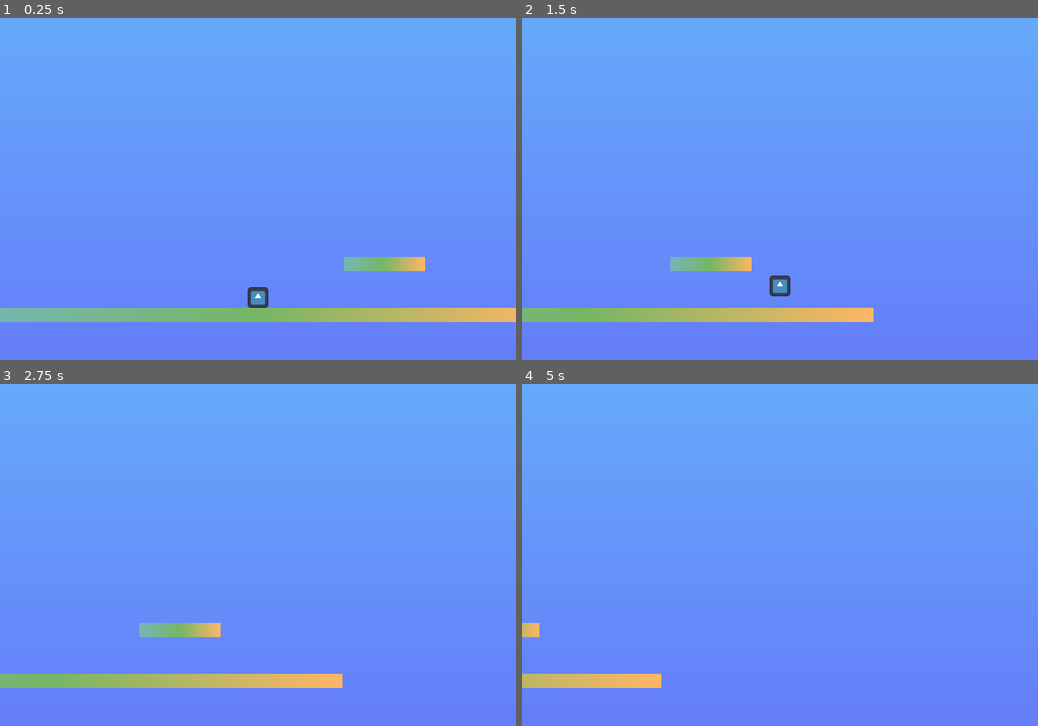
Above: before the commit, frames 1-4 (two rows, left to right).
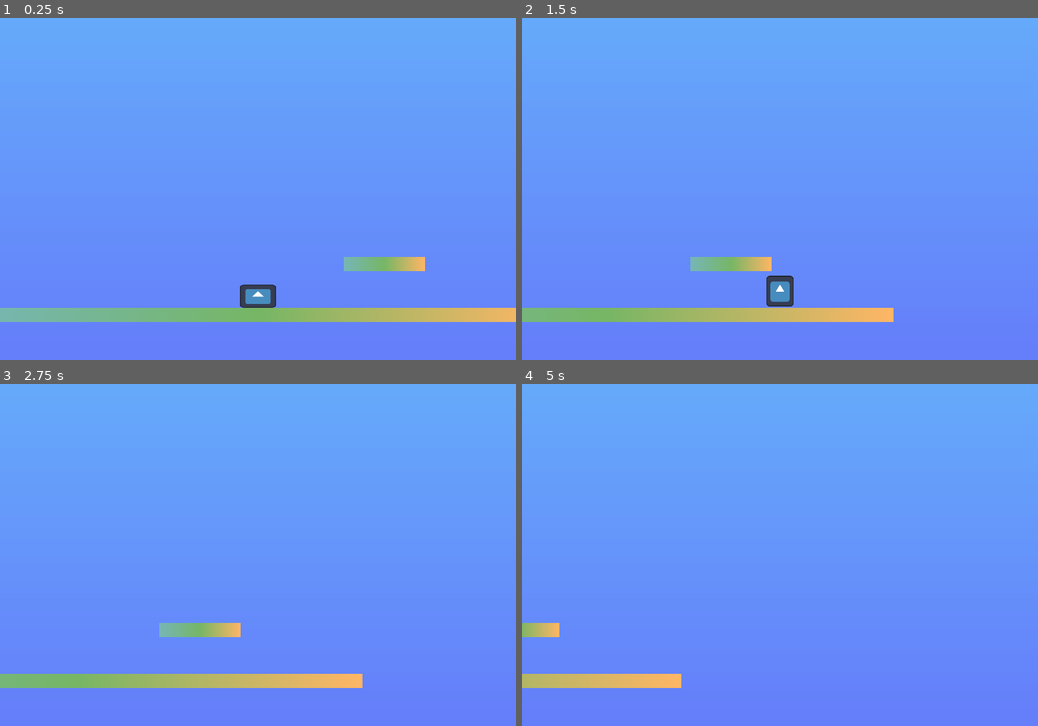
Above: after the commit, the same moments.

Repository: leafcabral/leafs-arcade
Game: Godot game, scene res://main/game_root.tscn
The game is run twice, just before and just after one commit, with the same random seed, the same clock (stepped at 60 frames per second) and the same inputs. The engine's default icon, where the game draws it, is replaced by a stand-in: a white triangle on a blue panel in a dark square.
Inputs:
- Up to frame 1 (0.25 s): no input
- Up to frame 2 (1.5 s): hold D (move_right) from 0.53 s (still down); tap W (jump) at 0.6, 0.77, 1.07, 1.35 s
- Up to frame 3 (2.75 s): tap W (jump) at 1.52, 1.82, 2.1 s; release D (move_right) at 2.03 s; hold A (move_left) from 2.03 s (still down)
- Up to frame 4 (5 s): release A (move_left) at 2.78 s; hold D (move_right) 2.78-4.28 s; tap W (jump) at 2.85, 3.02, 3.32, 3.6, 3.77, 4.07, 4.35, 4.52, 4.82 s; hold A (move_left) from 4.28 s (still down)

The runs differ from the first frame. In frame 1, 0.3% of the frame differs, in the area x 46-54%, y 77-85%; in frame 2, 1.3%, in the area x 28-72%, y 69-89%; in frame 3, 1.0%; in frame 4, 0.5%.

Commit message:
feat(tower_of_lmao): add squash and stretch animations to the player
Reset player instance in GameRoot scale.

Diff:
--- a/5-tower-of-lmao/common/components/platformer_movement_2d.gd
+++ b/5-tower-of-lmao/common/components/platformer_movement_2d.gd
@@ -2,6 +2,9 @@
 class_name PlatformerMovement2D
 extends Node2D
 
+
+signal jumped
+signal hit_floor
 
 const CC_LEFT_NAME := ^"CornerCorrectionLeft"
 const CC_MIDDLE_NAME := ^"CornerCorrectionMiddle"
@@ -50,6 +53,8 @@
 var jump_buffering := 0.0
 var coyote_jump := 0.0
 
+var is_airbourne := false
+
 var _corner_correction_left: RayCast2D
 var _corner_correction_middle: ShapeCast2D
 var _corner_correction_right: RayCast2D
@@ -137,9 +142,14 @@
 func _handle_vertical_movement(delta: float) -> void:
 	var on_floor := parent.is_on_floor()
 
-	if not on_floor:
+	if on_floor:
+		if is_airbourne:
+			is_airbourne = false
+			hit_floor.emit()
+	else:
 		velocity += parent.get_gravity() * gravity_scale * delta
 		velocity.y = min(velocity.y, terminal_falling_velocity)
+		is_airbourne = true
 
 	if Input.is_action_pressed(input_jump):
 		jump_buffering = jump_buffering_time
@@ -150,6 +160,8 @@
 			velocity.y = - 2 * jump_height * jump_duration
 			jump_buffering = 0
 			coyote_jump = 0
+			if not is_airbourne:
+				jumped.emit()
 	elif Input.is_action_just_released(input_jump) and velocity.y <= 0:
 		velocity.y *= variable_jump_scale
 
--- /dev/null
+++ b/5-tower-of-lmao/entities/player/player.gd
@@ -0,0 +1,24 @@
+extends CharacterBody2D
+
+
+@export_range(1, 2, 0.01, "or_greater") var strech_scale := 1.3
+
+@onready var sprite: Sprite2D = $Sprite2D
+@onready var sprite_original_scale := sprite.scale
+@onready var movement_controller: PlatformerMovement2D = $PlatformerMovement2D
+
+
+func _physics_process(delta: float) -> void:
+	sprite.scale = sprite.scale.move_toward(sprite_original_scale, delta * strech_scale)
+
+
+func _on_platformer_movement_2d_jumped() -> void:
+	sprite.scale = sprite_original_scale
+	sprite.scale.y *= strech_scale
+	sprite.scale.x /= strech_scale
+
+
+func _on_platformer_movement_2d_hit_floor() -> void:
+	sprite.scale = sprite_original_scale
+	sprite.scale.y /= strech_scale
+	sprite.scale.x *= strech_scale
--- a/5-tower-of-lmao/entities/player/player.tscn
+++ b/5-tower-of-lmao/entities/player/player.tscn
@@ -1,5 +1,6 @@
-[gd_scene load_steps=4 format=3 uid="uid://b6uvxvcf0811"]
+[gd_scene load_steps=5 format=3 uid="uid://b6uvxvcf0811"]
 
+[ext_resource type="Script" uid="uid://bbqag8hc5bpke" path="res://entities/player/player.gd" id="1_sglur"]
 [ext_resource type="Texture2D" uid="uid://dmg650n3i811n" path="res://icon.svg" id="1_symyc"]
 [ext_resource type="Script" uid="uid://4s62gvwpjvxj" path="res://common/components/platformer_movement_2d.gd" id="3_sglur"]
 
@@ -8,10 +9,13 @@
 
 [node name="Player" type="CharacterBody2D"]
 collision_mask = 2
+script = ExtResource("1_sglur")
 
 [node name="Sprite2D" type="Sprite2D" parent="."]
+position = Vector2(0, 32)
 scale = Vector2(0.5, 0.5)
 texture = ExtResource("1_symyc")
+offset = Vector2(0, -64)
 
 [node name="CollisionShape2D" type="CollisionShape2D" parent="."]
 shape = SubResource("RectangleShape2D_symyc")
@@ -21,3 +25,6 @@
 corner_correction_offset = Vector2(0, -32)
 corner_correction_distance_between = 64.0
 metadata/_custom_type_script = "uid://4s62gvwpjvxj"
+
+[connection signal="hit_floor" from="PlatformerMovement2D" to="." method="_on_platformer_movement_2d_hit_floor"]
+[connection signal="jumped" from="PlatformerMovement2D" to="." method="_on_platformer_movement_2d_jumped"]
--- a/5-tower-of-lmao/main/game_root.tscn
+++ b/5-tower-of-lmao/main/game_root.tscn
@@ -28,7 +28,6 @@
 
 [node name="Player" parent="World" instance=ExtResource("2_mf5tn")]
 position = Vector2(400, 400)
-scale = Vector2(0.7, 0.7)
 
 [node name="CameraFollow" type="Camera2D" parent="World/Player"]
 zoom = Vector2(0.7, 0.7)
Not shown, added: 5-tower-of-lmao/entities/player/player.gd.uid
